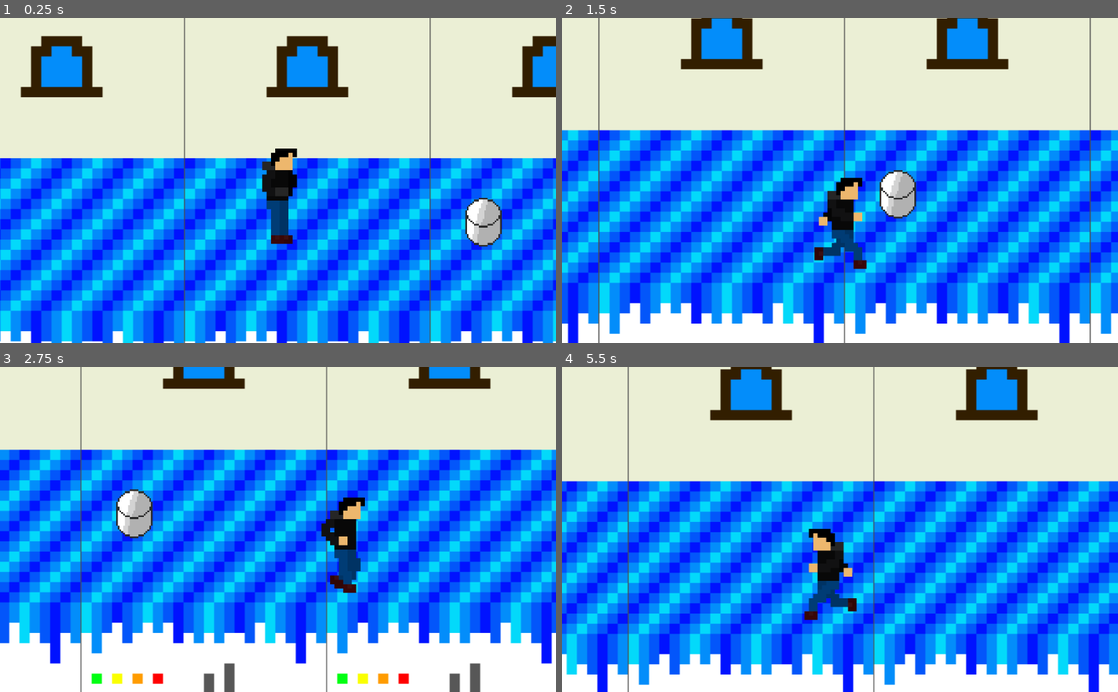
Above: before the commit, frames 1-4 (two rows, left to right).
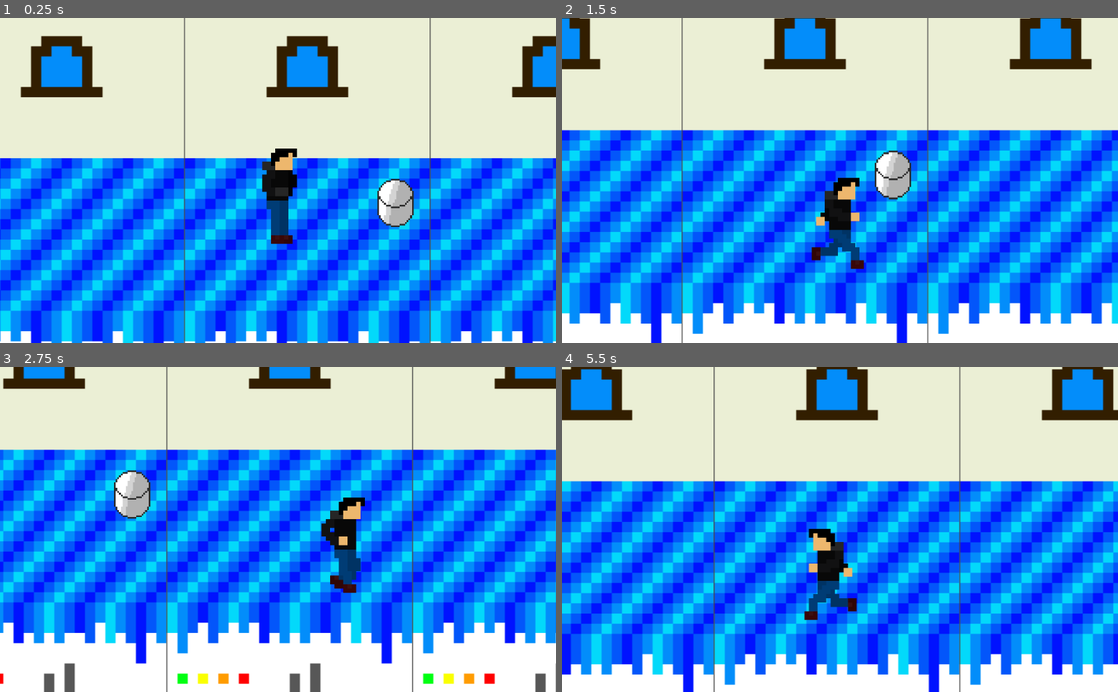
Above: after the commit, the same moments.

Repository: OfirIsakov/ScriptGameRemastered
Game: Godot game, scene res://Main.tscn
Two runs of this game, one before a commit and one after it. Both use one fixed random seed, a clock stepped at 60 frames per second and the inputs below. The project has no main scene, so this scene is started directly.
Inputs (mouse positions are in pixels of both pictures, inside the frame that each line leads up to):
- Up to frame 1 (0.25 s): no input
- Up to frame 2 (1.5 s): tap Enter at 0.5 s; move the mouse to (962, 164) at 0.52 s; hold D 0.53-1.28 s; move the mouse to (728, 196) at 1.27 s; hold S from 1.28 s (still down)
- Up to frame 3 (2.75 s): move the mouse to (333, 458) at 2.02 s; release S at 2.03 s; hold D from 2.03 s (still down)
- Up to frame 4 (5.5 s): move the mouse to (812, 594) at 2.77 s; release D at 2.78 s; hold W 2.78-3.53 s; move the mouse to (1006, 578) at 3.52 s; hold A 3.53-5.03 s; move the mouse to (673, 480) at 4.27 s; move the mouse to (867, 529) at 5.02 s; hold S from 5.03 s (still down)

The runs differ from the first frame. In frame 1, 1.7% of the frame differs, in the area x 67-91%, y 49-71%; in frame 2, 53%; in frame 3, 55%; in frame 4, 58%, in the area x 0-100%, y 0-100%.

Commit message:
object's name is presented when mouse highlights an object

Diff:
--- /dev/null
+++ b/Main.gd
@@ -0,0 +1,26 @@
+extends Node2D
+
+
+var is_moving = false
+var direction = Vector2(0, 0)
+
+
+# Called when the node enters the scene tree for the first time.
+func _ready():
+	is_moving = $Player.is_moving
+	$SelectedObjectLabel/Label.visible = false
+
+
+# Called every frame. 'delta' is the elapsed time since the previous frame.
+func _process(delta):
+	is_moving = $Player.is_moving
+	var flag = false
+	var name = "<value>"
+	var obstacles = [$Obstacle1/KinematicBody2D]
+	for obstacle in obstacles:
+		if obstacle != null and obstacle.hover == true:
+			flag = true
+			name = str(obstacle.object_name)
+			break
+	$SelectedObjectLabel/Label.visible = flag
+	$SelectedObjectLabel/Label.text = name
--- a/Main.tscn
+++ b/Main.tscn
@@ -10,10 +10,11 @@
 [ext_resource path="res://running/running_2.png" type="Texture" id=8]
 [ext_resource path="res://running/running_0.png" type="Texture" id=9]
 [ext_resource path="res://Background.png" type="Texture" id=10]
-[ext_resource path="res://pixel art/Obstacle.png" type="Texture" id=11]
+[ext_resource path="res://Obstacle1.tscn" type="PackedScene" id=11]
 [ext_resource path="res://PlayerAnimation.gd" type="Script" id=12]
 [ext_resource path="res://MainPlayer.gd" type="Script" id=13]
-[ext_resource path="res://Obstacle.gd" type="Script" id=14]
+[ext_resource path="res://SelectedObjectLabel.tscn" type="PackedScene" id=14]
+[ext_resource path="res://Main.gd" type="Script" id=15]
 
 [sub_resource type="RectangleShape2D" id=1]
 extents = Vector2( 5172.68, 295.327 )
@@ -38,12 +39,9 @@
 "speed": 12.0
 } ]
 
-[sub_resource type="CapsuleShape2D" id=5]
-radius = 22.0539
-height = 24.3947
-
 [node name="Main" type="Node2D"]
 position = Vector2( 493.695, 313.563 )
+script = ExtResource( 15 )
 
 [node name="Wall" type="StaticBody2D" parent="."]
 position = Vector2( 304.717, 355.572 )
@@ -92,15 +90,7 @@
 current = true
 smoothing_enabled = true
 
-[node name="Obstacle1" type="KinematicBody2D" parent="."]
-script = ExtResource( 14 )
+[node name="Obstacle1" parent="." instance=ExtResource( 11 )]
+position = Vector2( -737.965, 331.656 )
 
-[node name="CollisionShape2D" type="CollisionShape2D" parent="Obstacle1"]
-position = Vector2( -577.836, 388.119 )
-rotation = 1.5708
-shape = SubResource( 5 )
-
-[node name="Sprite" type="Sprite" parent="Obstacle1"]
-position = Vector2( -575.757, 367.168 )
-scale = Vector2( 0.1, 0.1 )
-texture = ExtResource( 11 )
+[node name="SelectedObjectLabel" parent="." instance=ExtResource( 14 )]
--- a/MainPlayer.gd
+++ b/MainPlayer.gd
@@ -1,9 +1,7 @@
 extends KinematicBody2D
 
 
-# Declare member variables here. Examples:
-# var a = 2
-# var b = "text"
+var is_moving = false
 
 
 # Called when the node enters the scene tree for the first time.
@@ -15,11 +13,24 @@
 
 # Called every frame. 'delta' is the elapsed time since the previous frame.
 func _physics_process(delta):
+	var temp_flag = false
 	if Input.is_key_pressed(KEY_W):
-		move_and_collide(Vector2(0, -1).normalized() * 700 * delta)
+		var val = move_and_collide(Vector2(0, -1).normalized() * 700 * delta)
+		if val == null:
+			temp_flag = true
 	if Input.is_key_pressed(KEY_S):
-		move_and_collide(Vector2(0, 1).normalized() * 700 * delta)
+		var val = move_and_collide(Vector2(0, 1).normalized() * 700 * delta)
+		if val == null:
+			temp_flag = true
 	if Input.is_key_pressed(KEY_A):
-		move_and_collide(Vector2(-1, 0).normalized() * 700 * delta)
+		var val = move_and_collide(Vector2(-1, 0).normalized() * 700 * delta)
+		if val == null:
+			temp_flag = true
 	if Input.is_key_pressed(KEY_D):
-		move_and_collide(Vector2(1, 0).normalized() * 700 * delta)
+		var val = move_and_collide(Vector2(1, 0).normalized() * 700 * delta)
+		if val == null:
+			temp_flag = true
+	if temp_flag:
+		is_moving = true
+	else:
+		is_moving = false
--- a/Obstacle.gd
+++ b/Obstacle.gd
@@ -2,9 +2,8 @@
 
 
 # Declare member variables here. Examples:
-# var a = 2
-# var b = "text"
-
+var hover = false
+var object_name = "Shrafraf"
 
 # Called when the node enters the scene tree for the first time.
 func _ready():
@@ -14,3 +13,12 @@
 # Called every frame. 'delta' is the elapsed time since the previous frame.
 #func _process(delta):
 #	pass
+
+func _on_Area2D_mouse_entered():
+	$Area2D/Sprite.material.set_shader_param("amount", "1.0")
+	hover = true
+
+
+func _on_Area2D_mouse_exited():
+	$Area2D/Sprite.material.set_shader_param("amount", "0.0")
+	hover = false
--- /dev/null
+++ b/Obstacle1.tscn
@@ -0,0 +1,40 @@
+[gd_scene load_steps=6 format=2]
+
+[ext_resource path="res://Obstacle.gd" type="Script" id=1]
+[ext_resource path="res://pixel art/Obstacle.png" type="Texture" id=2]
+[ext_resource path="res://OffsetShadow.shader" type="Shader" id=3]
+
+[sub_resource type="ShaderMaterial" id=3]
+shader = ExtResource( 3 )
+shader_param/radius = 5.0
+shader_param/amount = 0.0
+
+[sub_resource type="RectangleShape2D" id=2]
+extents = Vector2( 30.5223, 28.1398 )
+
+[node name="Obstacle1" type="Node2D"]
+
+[node name="KinematicBody2D" type="KinematicBody2D" parent="."]
+script = ExtResource( 1 )
+
+[node name="Area2D" type="Area2D" parent="KinematicBody2D"]
+
+[node name="Sprite" type="Sprite" parent="KinematicBody2D/Area2D"]
+material = SubResource( 3 )
+scale = Vector2( 0.1, 0.1 )
+texture = ExtResource( 2 )
+
+[node name="CollisionShape2D2" type="CollisionShape2D" parent="KinematicBody2D/Area2D"]
+position = Vector2( -1.76056, 18.4853 )
+scale = Vector2( 1, 1 )
+shape = SubResource( 2 )
+
+[node name="CollisionShape2D" type="CollisionShape2D" parent="KinematicBody2D"]
+position = Vector2( -1.76056, 18.4853 )
+shape = SubResource( 2 )
+[connection signal="input_event" from="KinematicBody2D" to="KinematicBody2D" method="_on_KinematicBody2D_input_event"]
+[connection signal="mouse_entered" from="KinematicBody2D" to="KinematicBody2D" method="_on_KinematicBody2D_mouse_entered"]
+[connection signal="mouse_exited" from="KinematicBody2D" to="KinematicBody2D" method="_on_KinematicBody2D_mouse_exited"]
+[connection signal="input_event" from="KinematicBody2D/Area2D" to="KinematicBody2D" method="_on_Area2D_input_event"]
+[connection signal="mouse_entered" from="KinematicBody2D/Area2D" to="KinematicBody2D" method="_on_Area2D_mouse_entered"]
+[connection signal="mouse_exited" from="KinematicBody2D/Area2D" to="KinematicBody2D" method="_on_Area2D_mouse_exited"]
--- /dev/null
+++ b/OffsetShadow.shader
@@ -0,0 +1,37 @@
+shader_type canvas_item;
+render_mode blend_premul_alpha;
+
+uniform float radius = 5.0;
+uniform float amount = 0.25;
+
+void fragment() {
+	float r = radius;
+	vec2 ps = TEXTURE_PIXEL_SIZE;
+	vec4 col = texture(TEXTURE, UV);
+	vec4 glow = col;
+
+	glow += texture(TEXTURE, UV + vec2(-r, -r) * ps);
+	glow += texture(TEXTURE, UV + vec2(-r, 0.0) * ps);
+	glow += texture(TEXTURE, UV + vec2(-r, r) * ps);
+	glow += texture(TEXTURE, UV + vec2(0.0, -r) * ps);
+	glow += texture(TEXTURE, UV + vec2(0.0, r) * ps);
+	glow += texture(TEXTURE, UV + vec2(r, -r) * ps);
+	glow += texture(TEXTURE, UV + vec2(r, 0.0) * ps);
+	glow += texture(TEXTURE, UV + vec2(r, r) * ps);
+
+	r *= 2.0;
+	glow += texture(TEXTURE, UV + vec2(-r, -r) * ps);
+	glow += texture(TEXTURE, UV + vec2(-r, 0.0) * ps);
+	glow += texture(TEXTURE, UV + vec2(-r, r) * ps);
+	glow += texture(TEXTURE, UV + vec2(0.0, -r) * ps);
+	glow += texture(TEXTURE, UV + vec2(0.0, r) * ps);
+	glow += texture(TEXTURE, UV + vec2(r, -r) * ps);
+	glow += texture(TEXTURE, UV + vec2(r, 0.0) * ps);
+	glow += texture(TEXTURE, UV + vec2(r, r) * ps);
+
+	glow /= 17.0;
+	glow *= amount;
+	col.rgb *= col.a;
+
+	COLOR = glow + col;
+}
--- a/PlayerAnimation.gd
+++ b/PlayerAnimation.gd
@@ -11,10 +11,10 @@
 
 # Called every frame. 'delta' is the elapsed time since the previous frame.
 func _process(delta):
-	if Input.is_key_pressed(KEY_A) and not is_running:
+	if Input.is_key_pressed(KEY_A) and not is_running and not Input.is_key_pressed(KEY_D):
 		play("running")
 		flip_h = true
-	elif Input.is_key_pressed(KEY_D) and not is_running:
+	elif Input.is_key_pressed(KEY_D) and not is_running and not Input.is_key_pressed(KEY_A):
 		play("running")
 		flip_h = false
 	elif Input.is_key_pressed(KEY_W) and not is_running:
--- /dev/null
+++ b/SelectedObjectLabel.gd
@@ -0,0 +1,16 @@
+extends Label
+
+
+# Declare member variables here. Examples:
+# var a = 2
+# var b = "text"
+
+
+# Called when the node enters the scene tree for the first time.
+func _ready():
+	rect_position = get_global_mouse_position() + Vector2(-530, -340) # Replace with function body.
+
+
+# Called every frame. 'delta' is the elapsed time since the previous frame.
+func _process(delta):
+	rect_position = get_global_mouse_position() + Vector2(-530, -340)
--- /dev/null
+++ b/SelectedObjectLabel.tscn
@@ -0,0 +1,26 @@
+[gd_scene load_steps=4 format=2]
+
+[ext_resource path="res://SelectedObjectLabel.gd" type="Script" id=1]
+
+[sub_resource type="DynamicFontData" id=1]
+font_path = "res://fonts/comic-sans-ms/COMIC.TTF"
+
+[sub_resource type="DynamicFont" id=2]
+size = 170
+outline_size = 10
+outline_color = Color( 0, 0, 0, 1 )
+font_data = SubResource( 1 )
+
+[node name="Node2D" type="Node2D"]
+z_index = 4096
+
+[node name="Label" type="Label" parent="."]
+margin_right = 40.0
+margin_bottom = 14.0
+rect_scale = Vector2( 0.1, 0.1 )
+custom_fonts/font = SubResource( 2 )
+text = "<value>"
+script = ExtResource( 1 )
+__meta__ = {
+"_edit_use_anchors_": false
+}
Binary file added: fonts/comic-sans-ms/COMIC.TTF
Binary file added: fonts/comic-sans-ms/ComicSansMS3.ttf
Binary file added: fonts/comic-sans-ms/comici.ttf
Binary file added: fonts/comic-sans-ms/comicz.ttf
Binary file added: fonts/comic-sans-ms/design.graffiti.comicsansms.ttf
Binary file added: fonts/comic-sans-ms/design.graffiti.comicsansmsgras.ttf
Not shown, added: fonts/comic-sans-ms/sharefonts.net.txt
Not shown, added: fonts/comic-sans-ms.zip
